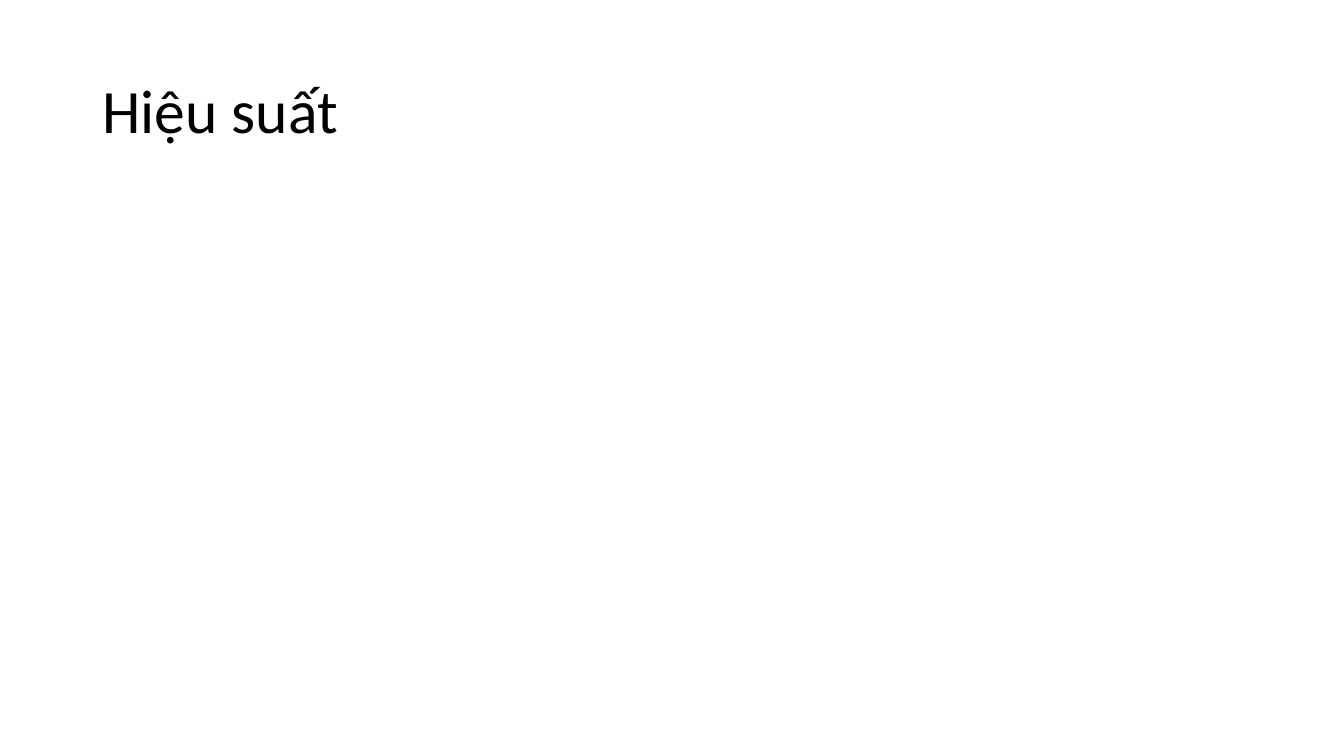
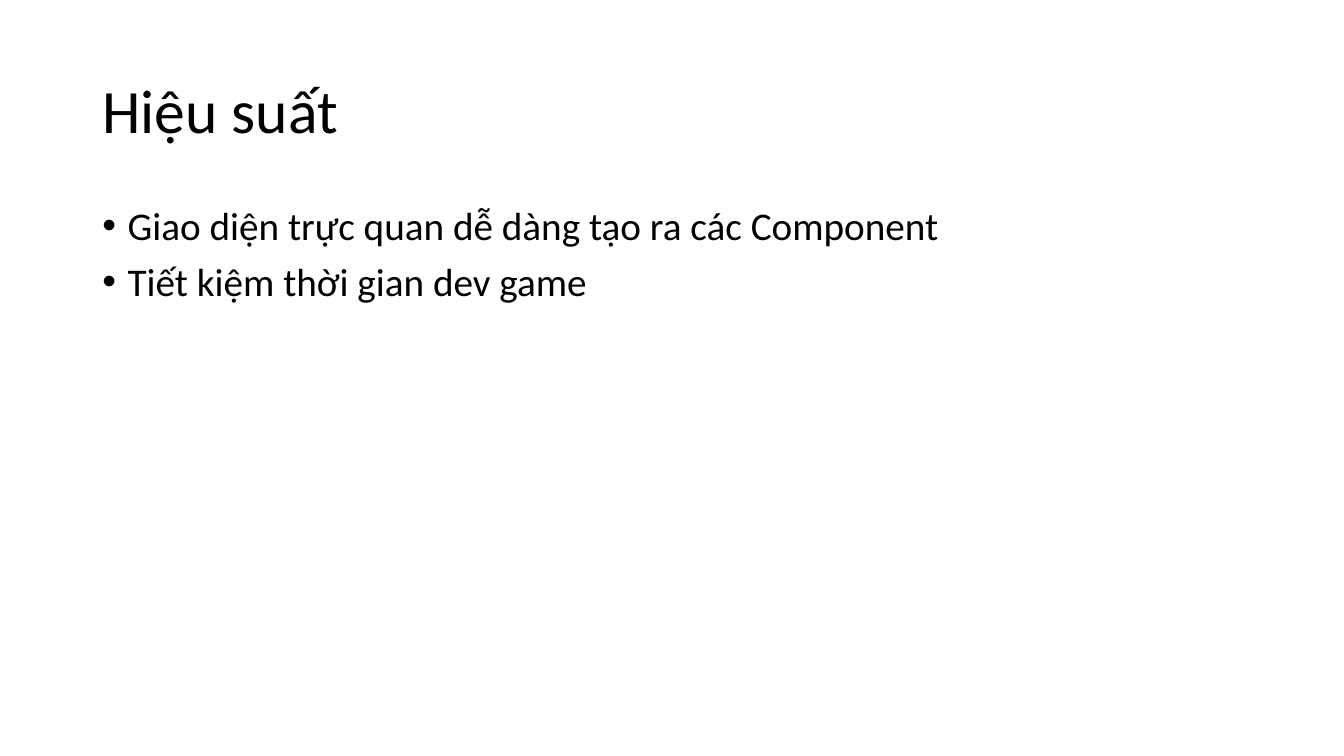
Before and after one commit to namhd1992/unity_vqmm, a slide deck: slide 18 of kết_quả_tìm_hiểu_Unity.pptx. Drawn at 1344x756 pixels with LibreOffice and Linux fonts; fonts in the diff are those of the drawing. Boxes give left, top, right and bottom in pixels: in the first picture for what was removed or moved away, otherwise in the second. Text is boxed around its words. In the diff, an @@ line names an element or a change of style, - is before the commit and + after.

```diff
--- a/kết_quả_tìm_hiểu_Unity.pptx
+++ b/kết_quả_tìm_hiểu_Unity.pptx
@@ text added at [128, 208, 938, 303], 28 pt, text #000000 @@
+• Giao diện trực quan dễ dàng tạo ra các Component
+• Tiết kiệm thời gian dev game
```
Also in this commit, not shown: 2 other slides changed.
